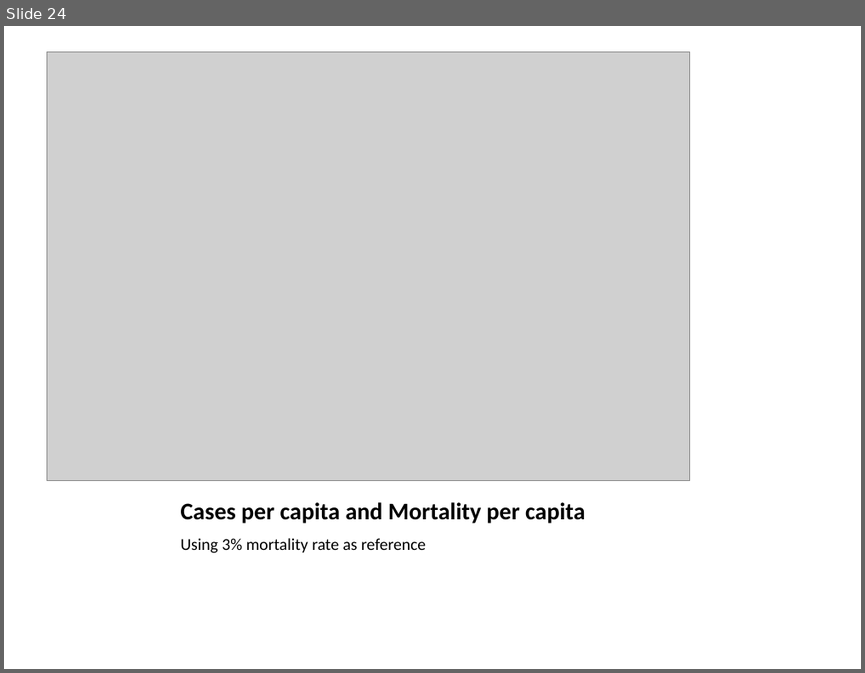
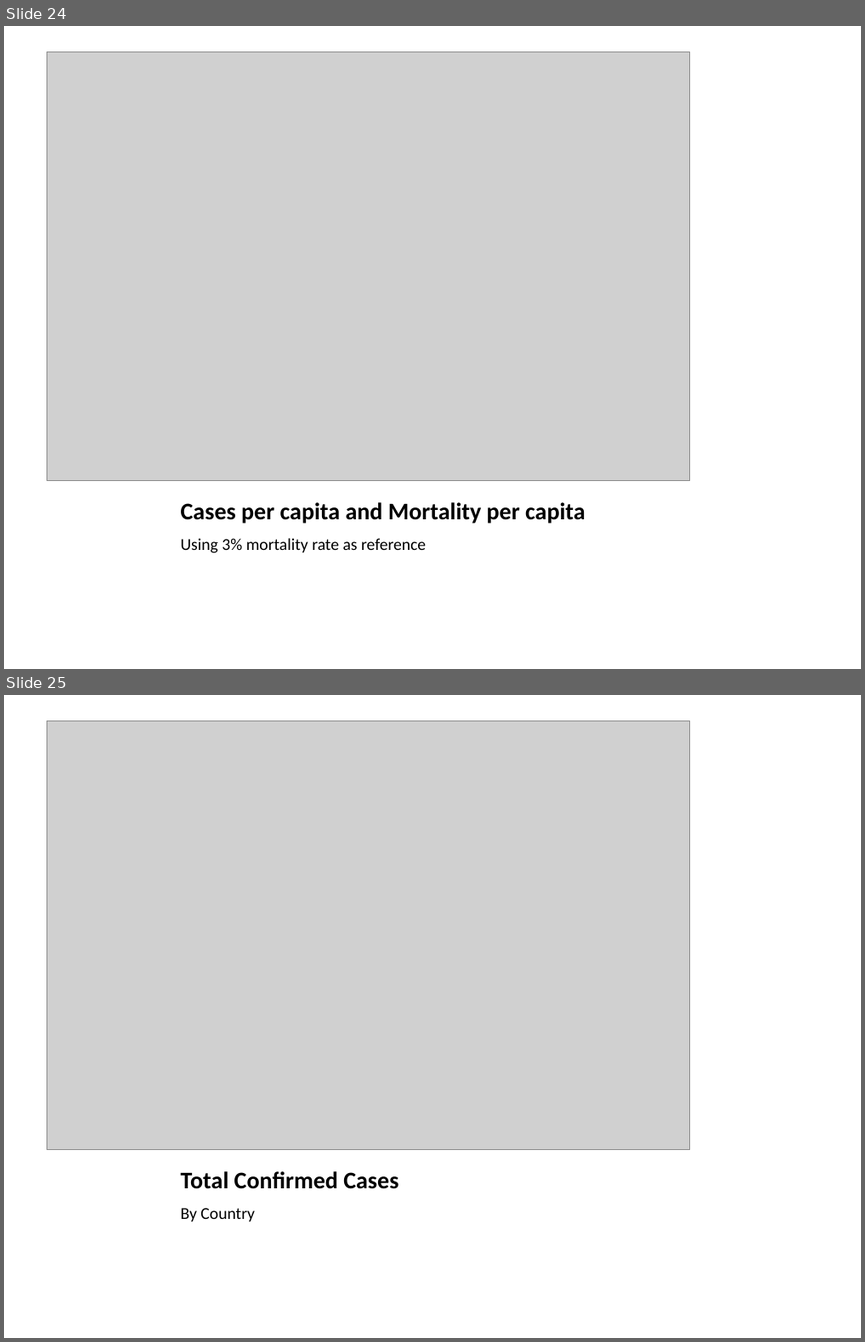
Before and after one commit to Eladweller/COVID-19-worldwide-analysis, a slide deck: Presentations/COVID-19 08-04-2020.pptx. Shown one above the other, each under a label of ours: slide 24 before the commit, slides 24 and 25 after it. The pictures are 865x673 and 865x1342 pixels, drawn with LibreOffice and Linux fonts; fonts in the diff are those of the drawing; grey boxes stand for pictures. Boxes give left, top, right and bottom in pixels: in the first picture for what was removed or moved away, otherwise in the second. Text is boxed around its words. In the diff, an @@ line names an element or a change of style, - is before the commit and + after.

```diff
--- a/Presentations/COVID-19 08-04-2020.pptx
+++ b/Presentations/COVID-19 08-04-2020.pptx
@@ slide 25 added at bbox=[4, 695, 861, 1338], background #FFFFFF @@
@@ picture added at bbox=[46, 721, 689, 1149] @@
@@ title added at bbox=[181, 1171, 398, 1189], 20 pt, text #000000, bold @@
+Total Confirmed Cases
@@ text added at bbox=[181, 1208, 255, 1221], 14 pt, text #000000 @@
+By Country
```
Also in this commit, not shown: 39 other files.
